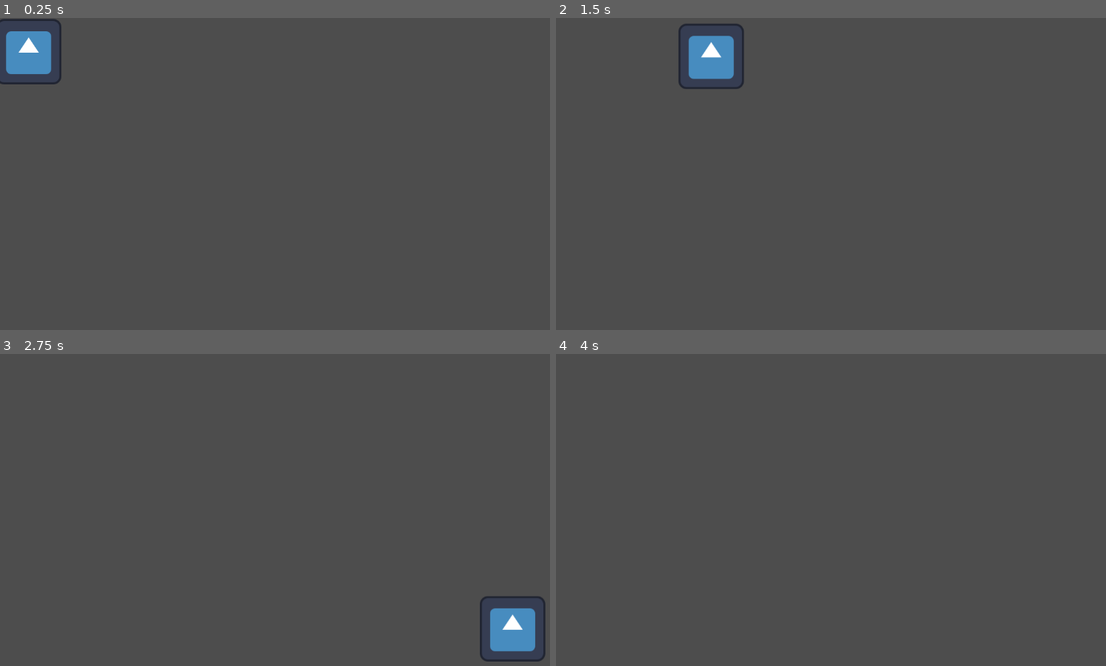
Above: before the commit, frames 1-4 (two rows, left to right).
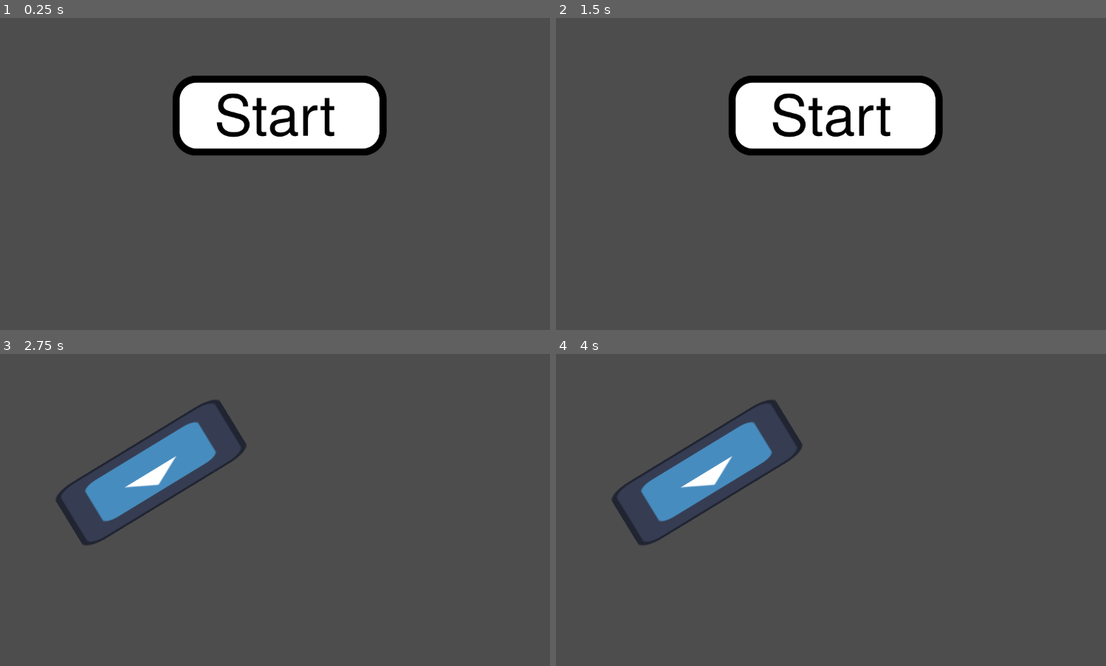
Above: after the commit, the same moments.

Repository: MonkeyManStonehenge/ProjectSHIR
Game: Godot game, scene res://shircardgame.tscn
Same seed, same stepped clock (60 frames per second), same inputs: the game is played once before the commit and once after it. The engine's default icon, where the game draws it, is replaced by a stand-in: a white triangle on a blue panel in a dark square.
Inputs (mouse positions are in pixels of both pictures, inside the frame that each line leads up to):
- Up to frame 1 (0.25 s): no input
- Up to frame 2 (1.5 s): tap Enter at 0.5 s; move the mouse to (979, 167) at 0.52 s; hold D 0.53-1.28 s; click (979, 167) at 0.67 s; move the mouse to (732, 198) at 1.27 s; hold S from 1.28 s (still down); click (732, 198) at 1.42 s
- Up to frame 3 (2.75 s): move the mouse to (352, 447) at 2.02 s; release S at 2.03 s; hold D from 2.03 s (still down); click (352, 447) at 2.17 s
- Up to frame 4 (4 s): move the mouse to (820, 584) at 2.77 s; release D at 2.78 s; hold W 2.78-3.53 s; click (820, 584) at 2.92 s; tap Space at 3.5 s; move the mouse to (1029, 569) at 3.52 s; hold A from 3.53 s (still down); click (1029, 569) at 3.67 s

The runs differ from the first frame. In frame 1, 11% of the frame differs, in the area x 0-71%, y 0-45%; in frame 2, 11%, in the area x 22-71%, y 1-45%; in frame 3, 5.8%; in frame 4, 4.3%.

Commit message:
VERY basic main menu

Diff:
--- /dev/null
+++ b/basic_scene.gd
@@ -0,0 +1,4 @@
+extends Node2D
+
+func _ready() -> void:
+	visible = false
--- /dev/null
+++ b/button.gd
@@ -0,0 +1,14 @@
+extends Area2D
+
+var mouseover = false
+
+func _mouse_enter():
+	mouseover = true
+
+func _mouse_exit():
+	mouseover = false
+
+func _input(event: InputEvent):
+	if event is InputEventMouseButton and mouseover:
+		if event.button_index == MOUSE_BUTTON_LEFT and event.pressed == true:
+			get_node("/root/Main").message(self.get_parent(), "swap", get_node("/root/Main/Scene01"))
--- /dev/null
+++ b/loader.gd
@@ -0,0 +1,11 @@
+extends Node2D
+
+func message(sender, msg, data):
+	match msg:
+		"swap":
+			sender.process_mode = Node.PROCESS_MODE_DISABLED
+			sender.visible = false
+			data.process_mode = Node.PROCESS_MODE_PAUSABLE
+			data.visible = true
+		_:
+			printerr("unrecognized message sent to loader")
--- a/rigid_body_2d.gd
+++ /dev/null
@@ -1,11 +0,0 @@
-extends RigidBody2D
-
-func _process(delta: float):
-	if Input.is_key_pressed(KEY_W):
-		linear_velocity.y -= 10
-	if Input.is_key_pressed(KEY_S):
-		linear_velocity.y += 10
-	if Input.is_key_pressed(KEY_A):
-		linear_velocity.x -= 10
-	if Input.is_key_pressed(KEY_D):
-		linear_velocity.x += 10
--- a/shircardgame.tscn
+++ b/shircardgame.tscn
@@ -1,21 +1,43 @@
-[gd_scene load_steps=4 format=3 uid="uid://dm7uddjjtabep"]
+[gd_scene load_steps=7 format=3 uid="uid://dm7uddjjtabep"]
 
-[ext_resource type="Script" uid="uid://0cxw20rumnbp" path="res://rigid_body_2d.gd" id="1_6c3lj"]
-[ext_resource type="Texture2D" uid="uid://dgofwv2iajppb" path="res://icon.svg" id="2_nip8k"]
+[ext_resource type="Script" uid="uid://1pjqa8y0dioa" path="res://loader.gd" id="1_6c3lj"]
+[ext_resource type="Texture2D" uid="uid://dgofwv2iajppb" path="res://icon.svg" id="1_wc7e2"]
+[ext_resource type="Texture2D" uid="uid://dn4cdn7couttp" path="res://Materials/Menu/Start.png" id="3_fa33f"]
+[ext_resource type="Script" uid="uid://dkpxvd7wccrso" path="res://button.gd" id="3_nip8k"]
+[ext_resource type="Script" uid="uid://b24hqssvcan87" path="res://basic_scene.gd" id="4_fa33f"]
 
 [sub_resource type="RectangleShape2D" id="RectangleShape2D_36fbm"]
-size = Vector2(120, 122)
+size = Vector2(652, 246)
 
-[node name="Node2D" type="Node2D"]
-
-[node name="RigidBody2D" type="RigidBody2D" parent="."]
-position = Vector2(56, 66)
-mass = 0.001
-gravity_scale = 0.0
+[node name="Main" type="Node2D"]
 script = ExtResource("1_6c3lj")
 
-[node name="CollisionShape2D" type="CollisionShape2D" parent="RigidBody2D"]
+[node name="Main_Menu" type="Control" parent="."]
+process_mode = 1
+layout_mode = 3
+anchors_preset = 0
+offset_right = 40.0
+offset_bottom = 40.0
+
+[node name="Start_Button" type="Area2D" parent="Main_Menu"]
+position = Vector2(546, 191)
+scale = Vector2(0.64, 0.64)
+script = ExtResource("3_nip8k")
+
+[node name="Button" type="Sprite2D" parent="Main_Menu/Start_Button"]
+texture = ExtResource("3_fa33f")
+
+[node name="Shape" type="CollisionShape2D" parent="Main_Menu/Start_Button"]
+position = Vector2(-1, 0)
 shape = SubResource("RectangleShape2D_36fbm")
 
-[node name="Sprite2D" type="Sprite2D" parent="RigidBody2D"]
-texture = ExtResource("2_nip8k")
+[node name="Scene01" type="Node2D" parent="."]
+process_mode = 4
+visible = false
+script = ExtResource("4_fa33f")
+
+[node name="Placeholder" type="Sprite2D" parent="Scene01"]
+position = Vector2(295, 232)
+rotation = 2.59372
+scale = Vector2(2.93374, 1.00126)
+texture = ExtResource("1_wc7e2")
Binary file added: Materials/Menu/Start.png
Not shown, added: Materials/Menu/Start.png.import
Not shown, added: basic_scene.gd.uid
Not shown, added: button.gd.uid
Not shown, added: loader.gd.uid
Not shown, removed: rigid_body_2d.gd.uid
